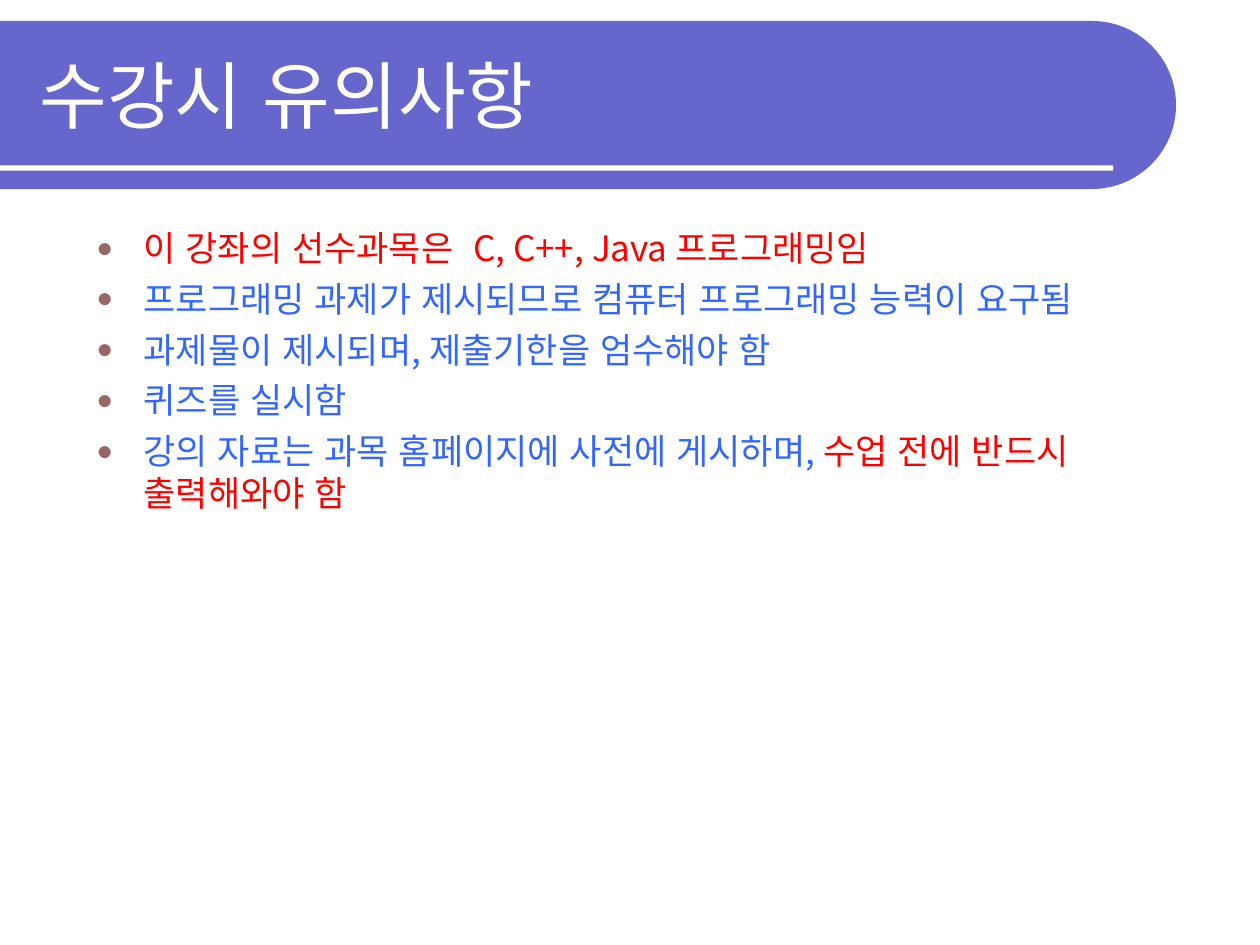
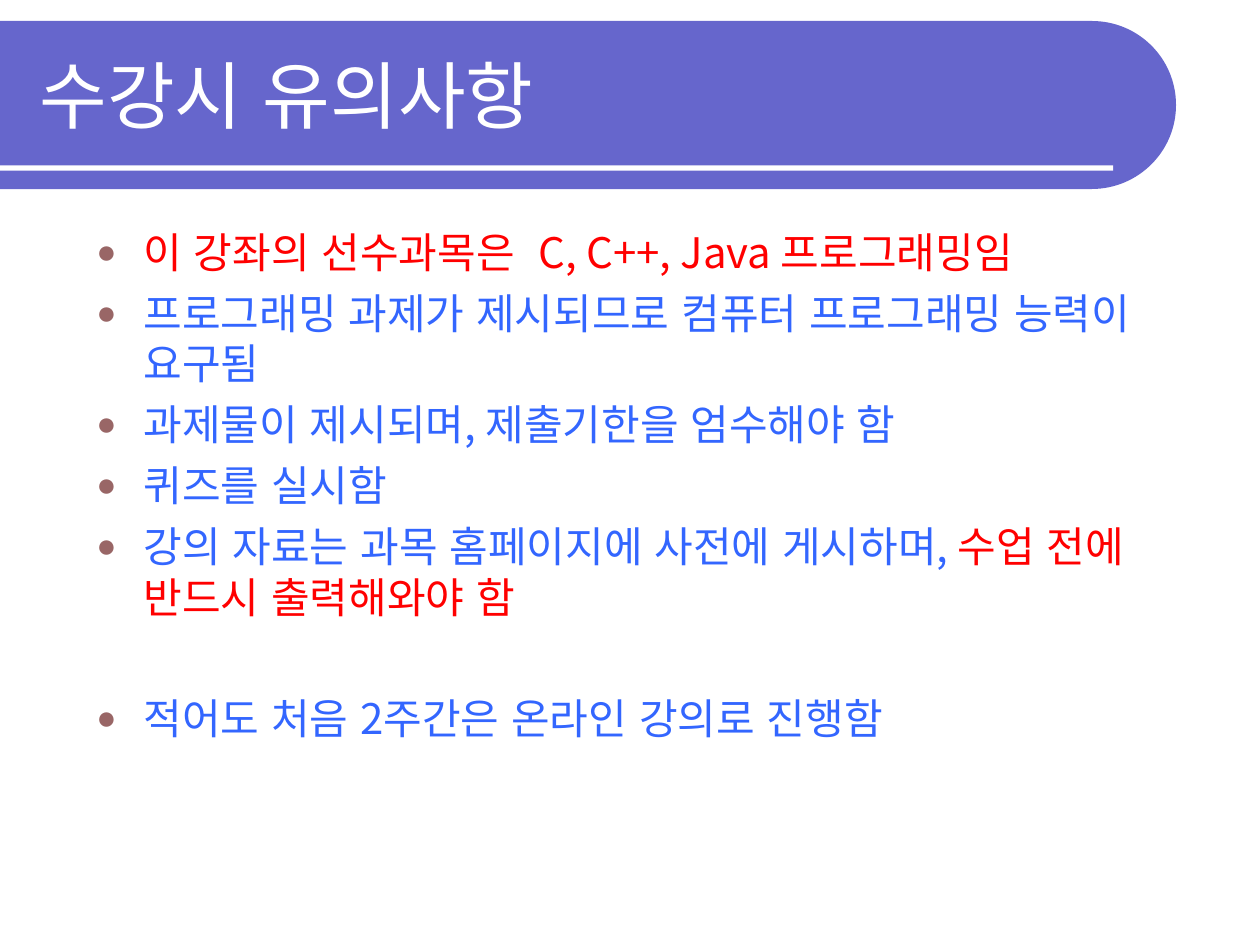
Before and after one commit to OOPSLA-SCH/OOPSLA-SCH.github.io, a slide deck: slide 11 of lecture/20s/pl20s/pl20s-intro.ppt (slide 8 before the commit). Drawn at 1260x945 pixels with LibreOffice and Linux fonts; fonts in the diff are those of the drawing. Boxes give left, top, right and bottom in pixels: in the first picture for what was removed or moved away, otherwise in the second. Text is boxed around its words. In the diff, an @@ line names an element or a change of style, - is before the commit and + after.

```diff
--- a/lecture/20s/pl20s/pl20s-intro.ppt
+++ b/lecture/20s/pl20s/pl20s-intro.ppt
@@ text at bbox=[144, 233, 1130, 617]: size 20 to 24 pt in "이 강좌의 선수과목은 C, C++, Java 프로그래밍임", "프로그래밍 과제가 제시되므로 컴퓨터 프로그래밍 능력이 요구됨", "과제물이 제시되며, 제출기한을 엄수해야 함", "퀴즈를 실시함" and 1 more places; more space between paragraphs @@
@@ text at bbox=[144, 699, 883, 738]: paragraph added @@
+● 적어도 처음 2주간은 온라인 강의로 진행함
```
Also in this commit, not shown: 5 other slides changed, 5 slides added, 1 slide removed, 6 other files.
